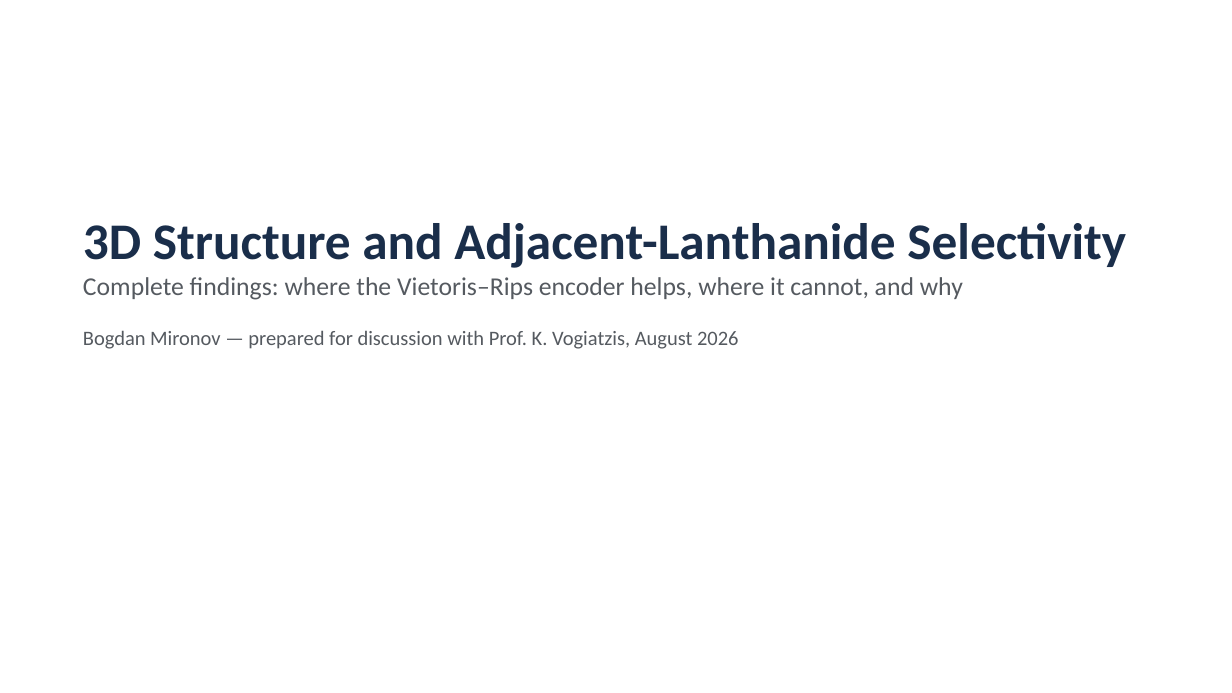
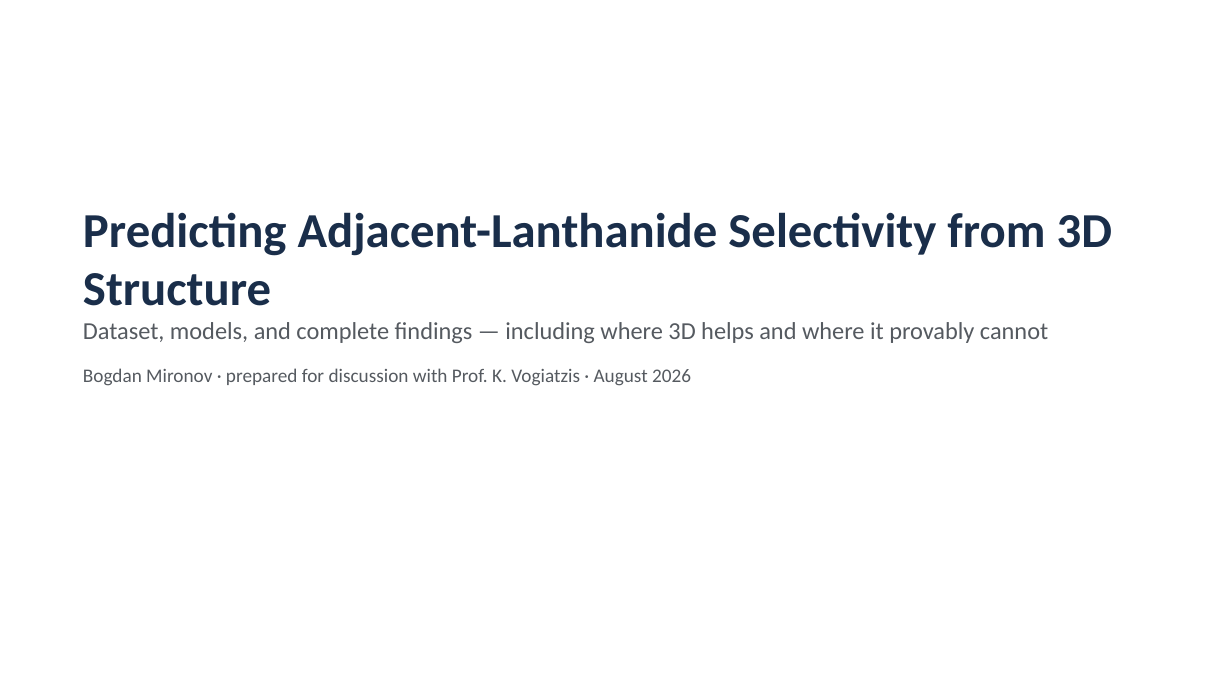
Before and after one commit to mironovb/lanthanidestrain, a slide deck: slide 1 of docs/vogiatzis_findings_2026-08.pptx. Drawn at 1232x693 pixels with LibreOffice and Linux fonts; fonts in the diff are those of the drawing. Boxes give left, top, right and bottom in pixels: in the first picture for what was removed or moved away, otherwise in the second. Text is boxed around its words. In the diff, an @@ line names an element or a change of style, - is before the commit and + after.

```diff
--- a/docs/vogiatzis_findings_2026-08.pptx
+++ b/docs/vogiatzis_findings_2026-08.pptx
@@ text at [83,212,1112,386]: text changed; size 20 to 19 pt @@
-3D Structure and Adjacent-Lanthanide Selectivity
-Complete findings: where the Vietoris–Rips encoder helps, where it cannot, and why
-Bogdan Mironov — prepared for discussion with Prof. K. Vogiatzis, August 2026
+Predicting Adjacent-Lanthanide Selectivity from 3D Structure
+Dataset, models, and complete findings — including where 3D helps and where it provably cannot
+Bogdan Mironov · prepared for discussion with Prof. K. Vogiatzis · August 2026
```
Also in this commit, not shown: 8 other slides changed, 8 slides added, 2 slides removed, 7 other files.
